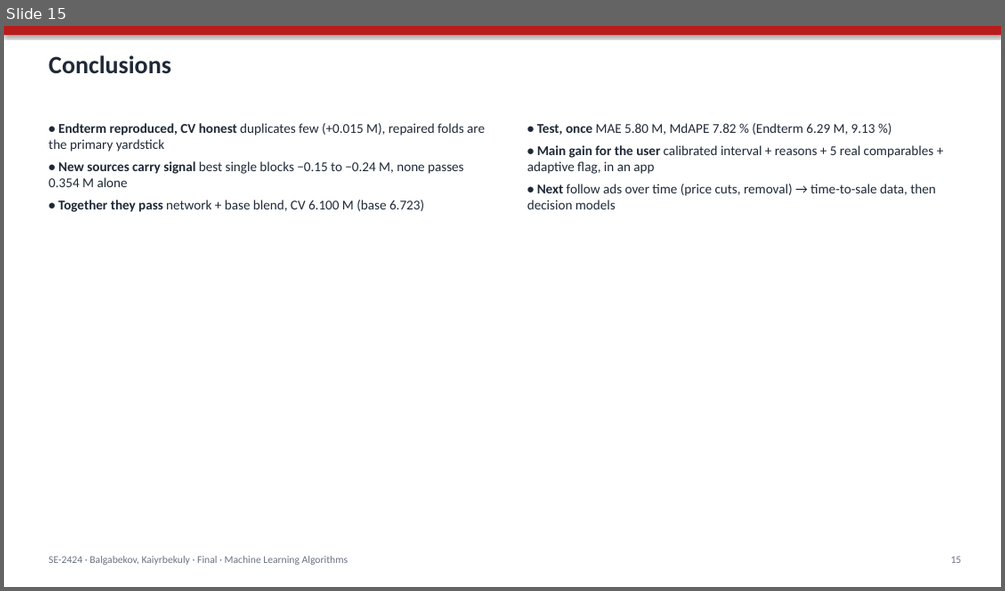
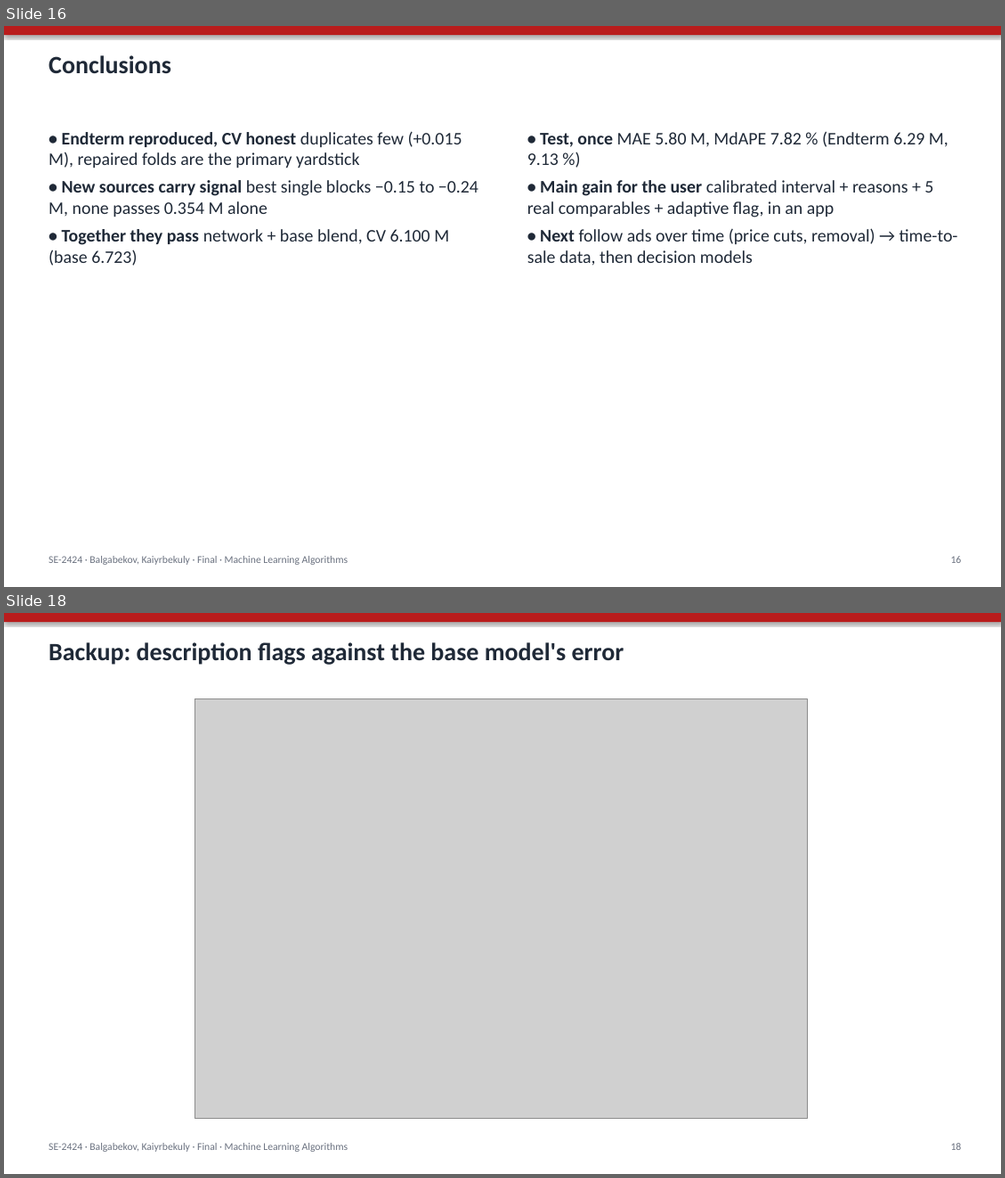
Before and after one commit to Newterios/mla_midtem, a slide deck: slides/Final_SE-2424_slides.pptx. Shown one above the other, each under a label of ours: slide 15 before the commit, slides 16 and 18 after it; the slides between them are not shown. The pictures are 1005x591 and 1005x1178 pixels, drawn with LibreOffice and Linux fonts; fonts in the diff are those of the drawing; grey boxes stand for pictures. Boxes give left, top, right and bottom in pixels: in the first picture for what was removed or moved away, otherwise in the second. Text is boxed around its words. In the diff, an @@ line names an element or a change of style, - is before the commit and + after.

Commit message:
Slides: one readable figure per slide, fusion table and figure split, test table with plain column names, real app screenshot; app: empty optional number boxes arrive as 0 and now mean 'not given', SHAP title kept inside the figure

```diff
--- a/slides/Final_SE-2424_slides.pptx
+++ b/slides/Final_SE-2424_slides.pptx
@@ slide 18 added at (x1=4, y1=613, x2=1001, y2=1174), background #FFFFFF @@
@@ rectangle added at (x1=4, y1=613, x2=1001, y2=622), fill #B91C1C @@
@@ text added at (x1=48, y1=642, x2=624, y2=665), 24 pt, text #1F2937, bold @@
+Backup: description flags against the base model's error
@@ picture added at (x1=195, y1=699, x2=808, y2=1118) @@
@@ text added at (x1=48, y1=1143, x2=348, y2=1151), 10 pt, text #6B7280 @@
+SE-2424 · Balgabekov, Kaiyrbekuly · Final · Machine Learning Algorithms
@@ text added at (x1=951, y1=1143, x2=962, y2=1150), 10 pt, text #6B7280 @@
+18
@@ what was slide 15 is now slide 16 @@
@@ slide 16 changed as well @@
@@ text "• Endterm reproduced, CV honest ..." moved from (x1=48, y1=123, x2=485, y2=212) to (x1=48, y1=131, x2=478, y2=265) @@
@@ text "• Endterm reproduced, CV honest ..." at (x1=48, y1=131, x2=478, y2=265): size 13 to 17 pt @@
@@ text "• Test, once MAE 5.80 ..." moved from (x1=527, y1=123, x2=936, y2=209) to (x1=527, y1=131, x2=958, y2=265) @@
@@ text "• Test, once MAE 5.80 ..." at (x1=527, y1=131, x2=958, y2=265): size 13 to 17 pt @@
@@ text at (x1=951, y1=556, x2=962, y2=563): text changed @@
-15
+16
```
Also in this commit, not shown: 13 other slides changed, 2 other slides added, 6 other files.
